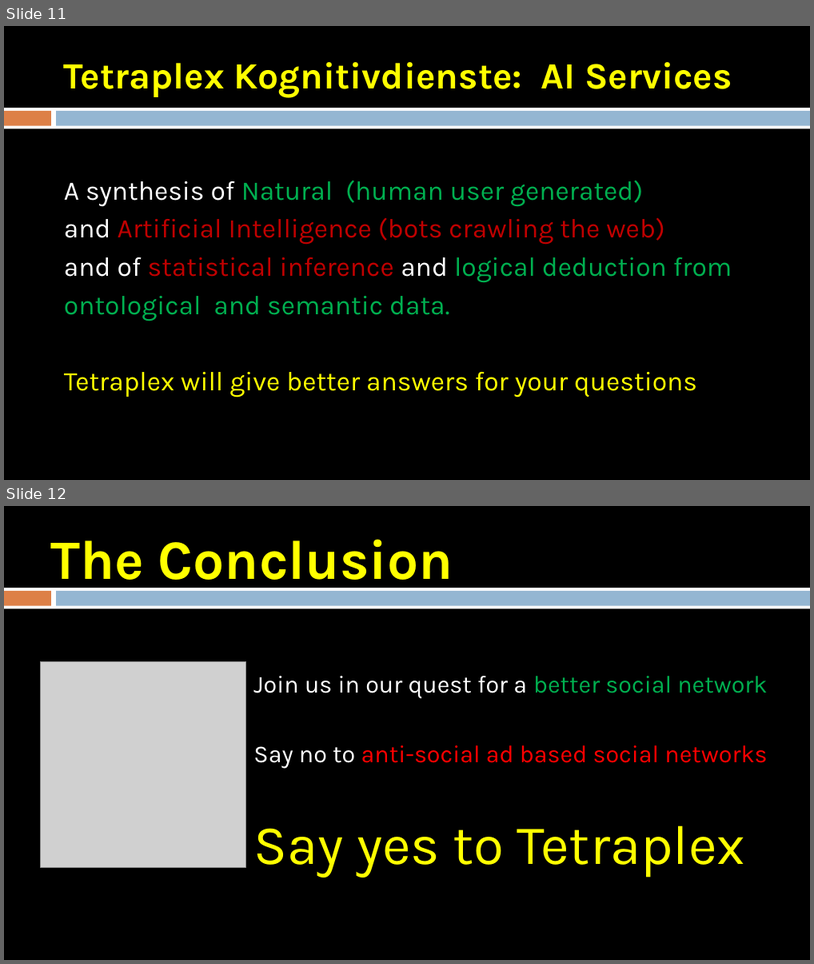
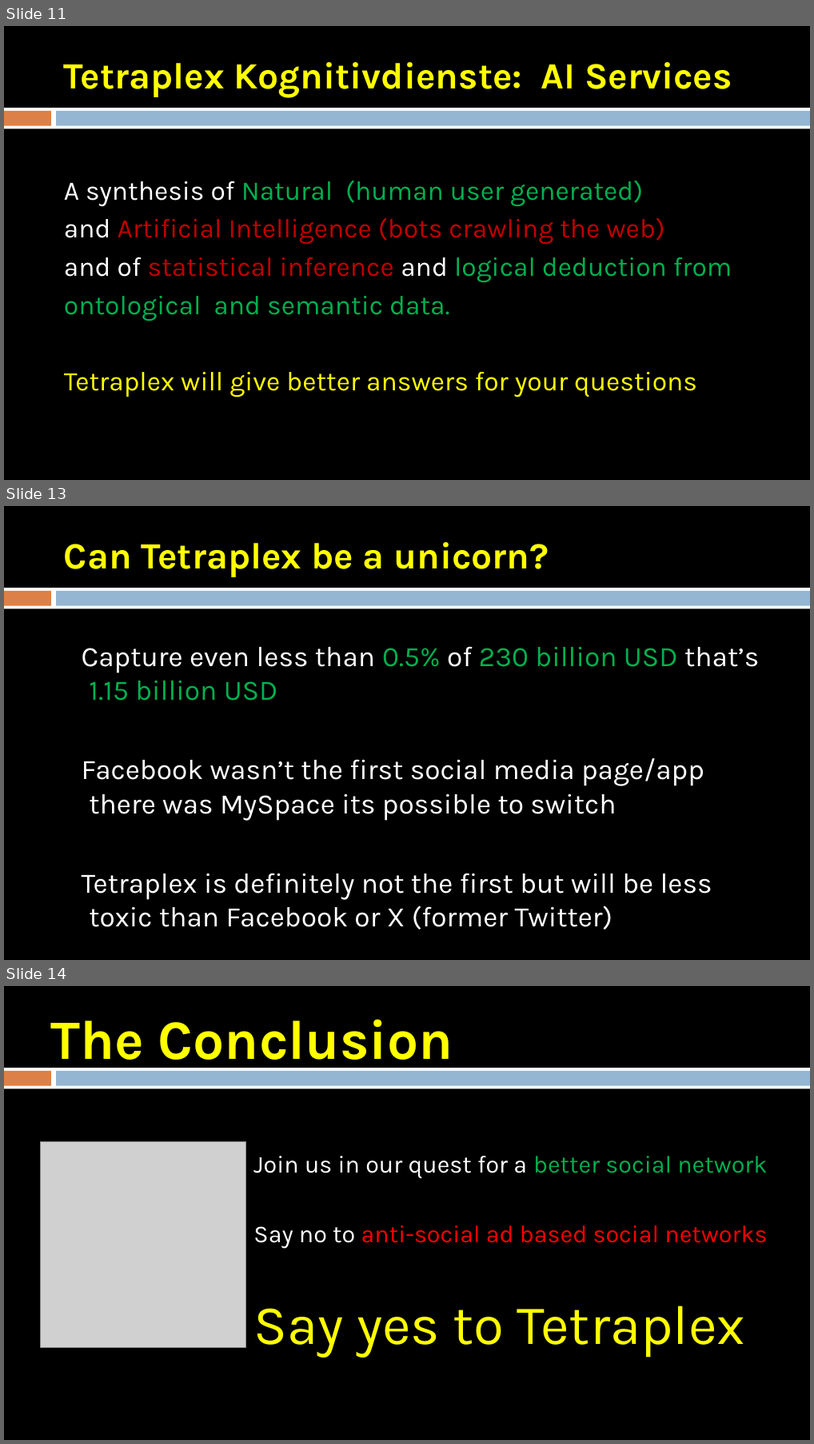
Before and after one commit to TetraPlex-org/central, a slide deck: Documentation/TetraPlex deck 0.54 - dark mode.pptx. Shown one above the other, each under a label of ours: slides 11 and 12 before the commit, slides 11, 13 and 14 after it; the slides between them are not shown. The pictures are 814x964 and 814x1444 pixels, drawn with LibreOffice and Linux fonts; fonts in the diff are those of the drawing; grey boxes stand for pictures. Boxes give left, top, right and bottom in pixels: in the first picture for what was removed or moved away, otherwise in the second. Text is boxed around its words. In the diff, an @@ line names an element or a change of style, - is before the commit and + after.

Commit message:
Add files via upload
add market size and unicorn page

```diff
--- a/Documentation/TetraPlex deck 0.54 - dark mode.pptx
+++ b/Documentation/TetraPlex deck 0.54 - dark mode.pptx
@@ slide 13 added at bbox=[4, 506, 810, 960], background #000000; not listed: 3 template elements that a slide beside it also shows @@
@@ title added at bbox=[64, 542, 549, 577], 44 pt, text #FFFF00, bold @@
+Can Tetraplex be a unicorn?
@@ text added at bbox=[82, 646, 759, 929], 33.6 pt, text #FFFFFF @@
+Capture even less than 0.5% of 230 billion USD that’s 1.15 billion USD
+Facebook wasn’t the first social media page/app there was MySpace its possible to switch
+Tetraplex is definitely not the first but will be less toxic than Facebook or X (former Twitter)
@@ what was slide 12 is now slide 14 @@
```
Also in this commit, not shown: 1 other slide added.
